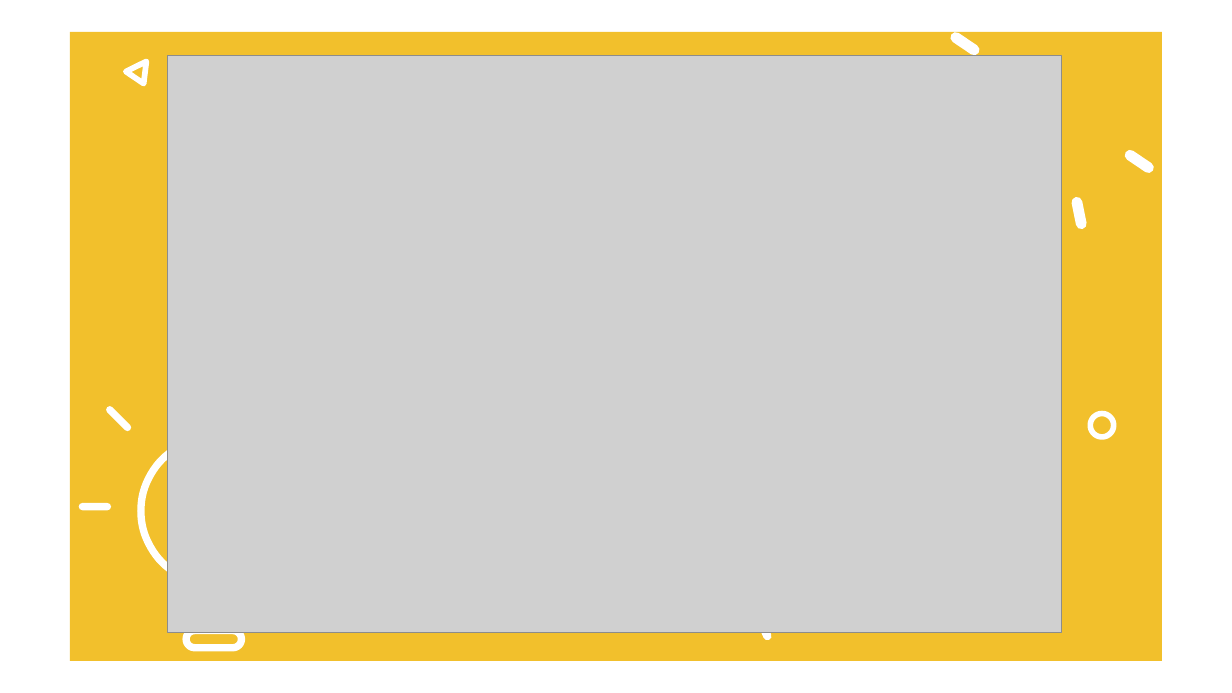
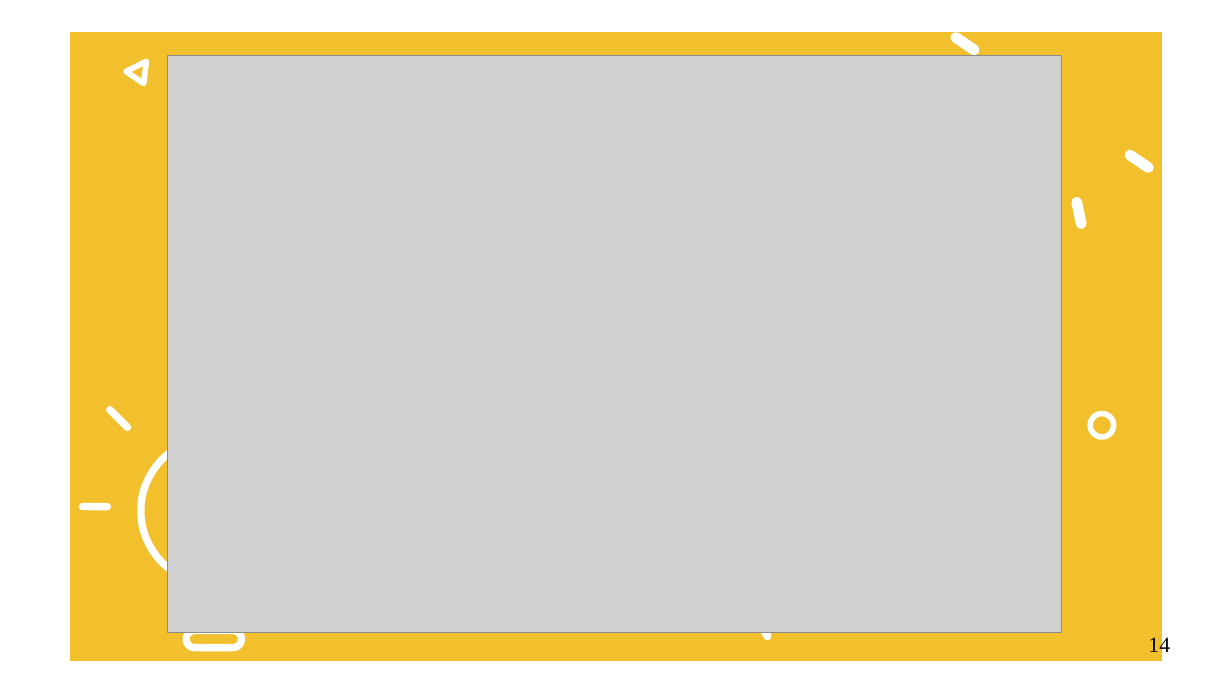
Before and after one commit to jteles277/Image_Classification_Problem, a slide deck: slide 14 of docs/powerpoint.odp. Drawn at 1232x693 pixels with LibreOffice and Linux fonts; fonts in the diff are those of the drawing; grey boxes stand for pictures. Boxes give left, top, right and bottom in pixels: in the first picture for what was removed or moved away, otherwise in the second. Text is boxed around its words. In the diff, an @@ line names an element or a change of style, - is before the commit and + after.

```diff
--- a/docs/powerpoint.odp
+++ b/docs/powerpoint.odp
@@ freeform shape at bbox=[70, 32, 1163, 662]: outline redrawn @@
@@ page number added at bbox=[1148, 636, 1170, 658], 14 pt, text #000000 @@
+14
```
Also in this commit, not shown: 15 other slides changed, 19 other files.
